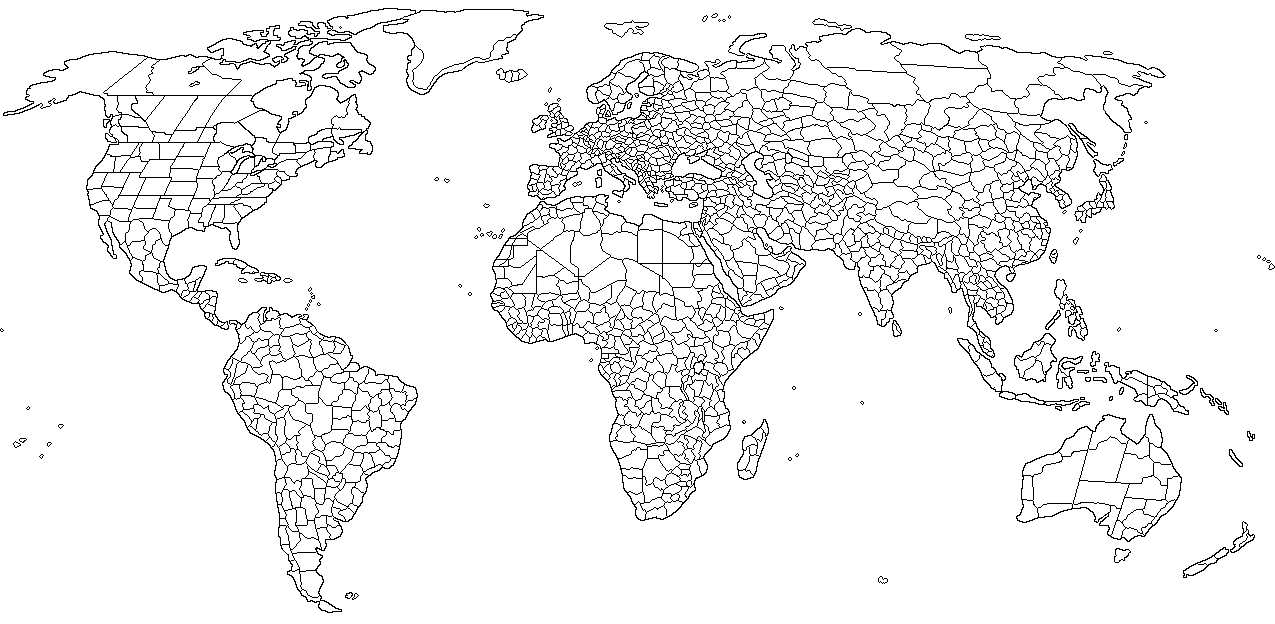
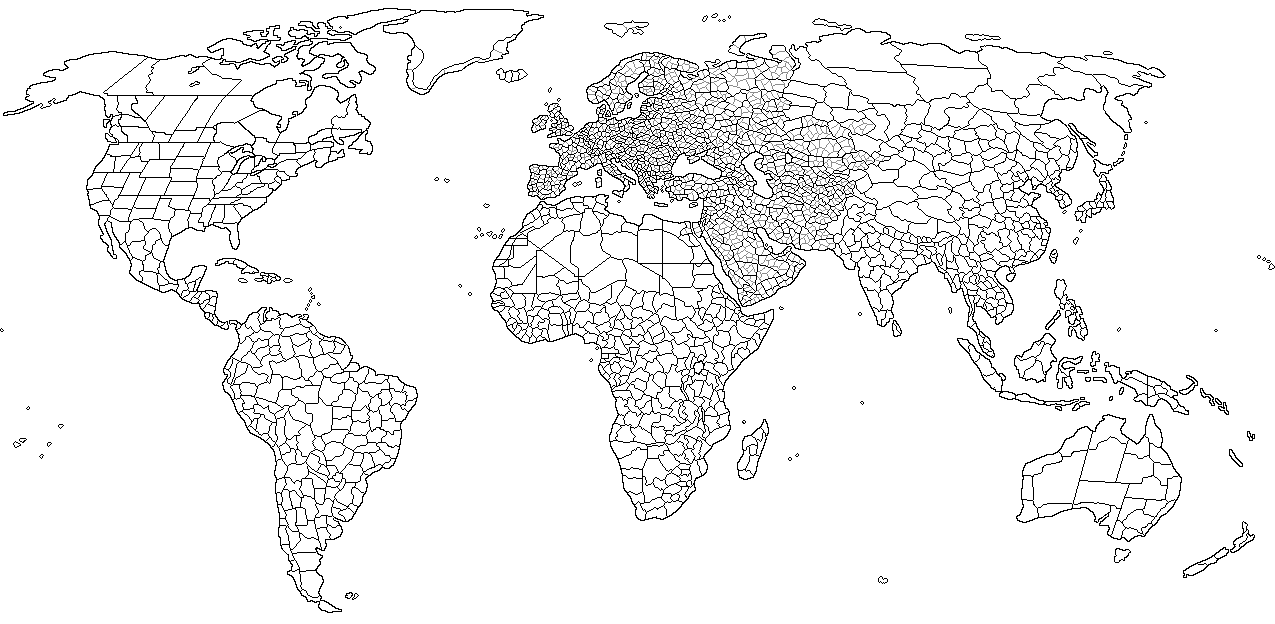
Comparing the layer stacks of the two (1275, 624) images. Changes:
showed "tiles map", painted on it over [408, 25, 885, 304]
painted on "map" over [673, 60, 755, 291]
